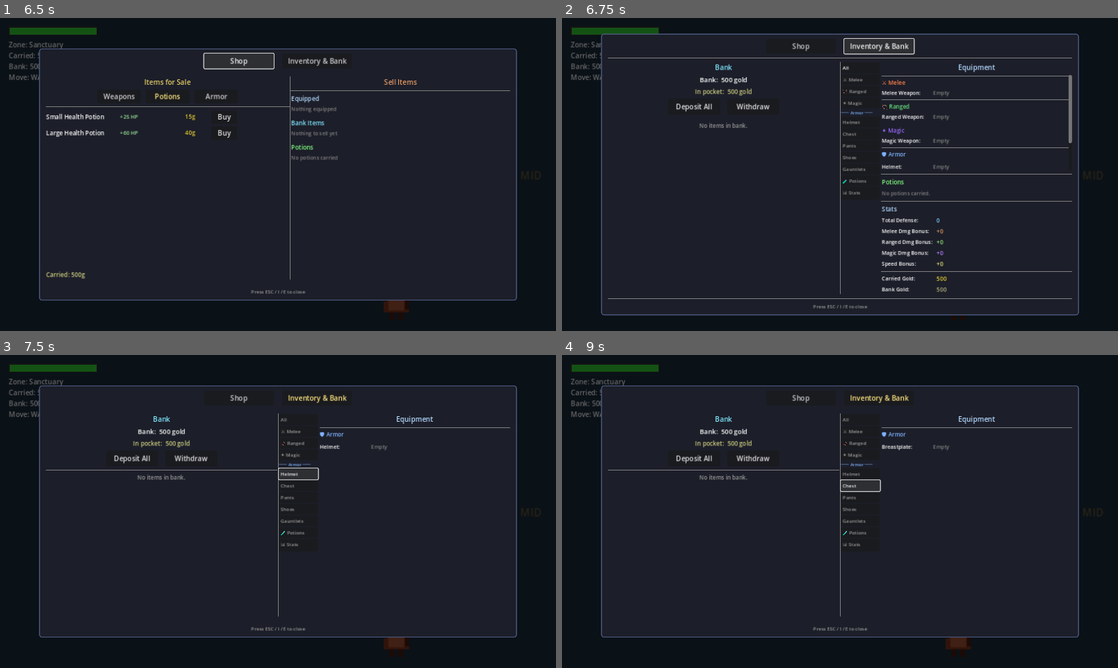
Above: before the commit, frames 1-4 (two rows, left to right).
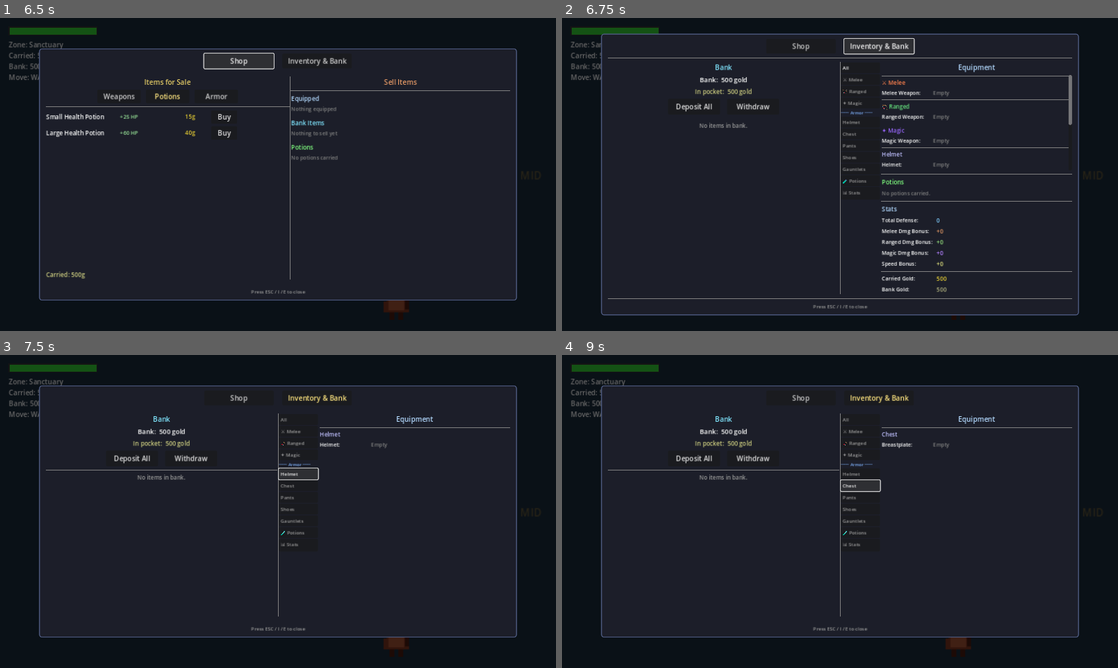
Above: after the commit, the same moments.

Repository: cbradshaw11/game-concept
Game: Godot game, scene res://scenes/world/world_scene.tscn
Same seed, same stepped clock (60 frames per second), same inputs: the game is played once before the commit and once after it.
Inputs:
- Up to frame 1 (6.5 s): tap Enter at 0.5 s; hold Right (ui_right) 0.53-1.28 s; tap Space (attack) at 0.6 s; hold Down (ui_down) 1.28-2.03 s; tap R (attack_magic) at 1.35 s; hold Right (ui_right) 2.03-2.78 s; tap Z (attack_melee) at 2.1 s; hold Up (ui_up) 2.78-3.53 s; tap Q (attack_ranged) at 2.85 s; hold Left (ui_left) 3.53-5 s; tap X (guard) at 3.6 s; tap E (interact) at 4.35 s; click "Potions" at 5 s; click "Shop" at 5.75 s
- Up to frame 2 (6.75 s): click "Inventory & Bank" at 6.5 s
- Up to frame 3 (7.5 s): click "Helmet" at 7.25 s
- Up to frame 4 (9 s): click "Helmet" at 8 s; click "Chest" at 8.75 s

Frame 1 is identical in both runs. In frame 2, 0.2% of the frame differs, in the area x 57-92%, y 33-49%; in frame 3, 0.1%; in frame 4, 0.2%.

Commit message:
feat: split armor into individual sub-sections across equipment, bank items, and sell panel

Diff:
--- a/game/scenes/hub/unified_menu.gd
+++ b/game/scenes/hub/unified_menu.gd
@@ -477,7 +477,11 @@
 		{"label": "⚔ Melee",   "color": Color(1.0, 0.5, 0.3), "slots": ["weapon_melee"]},
 		{"label": "🏹 Ranged",  "color": Color(0.4, 0.9, 0.5), "slots": ["weapon_ranged"]},
 		{"label": "✦ Magic",   "color": Color(0.6, 0.4, 1.0), "slots": ["weapon_magic"]},
-		{"label": "🛡 Armor",   "color": Color(0.5, 0.7, 1.0), "slots": ["helmet", "breastplate", "pants", "shoes", "gauntlets"]},
+		{"label": "Helmet",    "color": Color(0.75, 0.75, 1.0), "slots": ["helmet"]},
+		{"label": "Chest",     "color": Color(0.75, 0.75, 1.0), "slots": ["breastplate"]},
+		{"label": "Pants",     "color": Color(0.75, 0.75, 1.0), "slots": ["pants"]},
+		{"label": "Shoes",     "color": Color(0.75, 0.75, 1.0), "slots": ["shoes"]},
+		{"label": "Gauntlets", "color": Color(0.75, 0.75, 1.0), "slots": ["gauntlets"]},
 	]
 	var has_equipped := false
 	for grp in sell_groups:
@@ -500,28 +504,31 @@
 		empty.add_theme_color_override("font_color", Color(0.5, 0.5, 0.5))
 		sell_equipped_vbox.add_child(empty)
 
-	# Bank items — grouped by weapon type then armor then other
+	# Bank items — grouped by weapon type then individual armor slots then other
 	var bank_items_arr: Array = inv.get("bank_items")
 	var bank_groups := {
 		"weapon_melee": [], "weapon_ranged": [], "weapon_magic": [],
-		"armor": [], "other": []
+		"helmet": [], "breastplate": [], "pants": [], "shoes": [], "gauntlets": [],
+		"other": []
 	}
 	for item in bank_items_arr:
 		if item.get("category", "") == "potion":
 			continue
 		var s: String = item.get("slot", "")
-		if s == "weapon_melee" or s == "weapon_ranged" or s == "weapon_magic":
+		if bank_groups.has(s):
 			bank_groups[s].append(item)
-		elif item.get("category", "") == "armor":
-			bank_groups["armor"].append(item)
 		else:
 			bank_groups["other"].append(item)
 
 	var bank_group_cfg := [
-		{"key": "weapon_melee",   "label": "⚔ Melee",  "color": Color(1.0, 0.5, 0.3)},
-		{"key": "weapon_ranged",  "label": "🏹 Ranged", "color": Color(0.4, 0.9, 0.5)},
-		{"key": "weapon_magic",   "label": "✦ Magic",  "color": Color(0.6, 0.4, 1.0)},
-		{"key": "armor",          "label": "🛡 Armor",  "color": Color(0.5, 0.7, 1.0)},
+		{"key": "weapon_melee",   "label": "⚔ Melee",   "color": Color(1.0, 0.5, 0.3)},
+		{"key": "weapon_ranged",  "label": "🏹 Ranged",  "color": Color(0.4, 0.9, 0.5)},
+		{"key": "weapon_magic",   "label": "✦ Magic",   "color": Color(0.6, 0.4, 1.0)},
+		{"key": "helmet",         "label": "Helmet",    "color": Color(0.75, 0.75, 1.0)},
+		{"key": "breastplate",    "label": "Chest",     "color": Color(0.75, 0.75, 1.0)},
+		{"key": "pants",          "label": "Pants",     "color": Color(0.75, 0.75, 1.0)},
+		{"key": "shoes",          "label": "Shoes",     "color": Color(0.75, 0.75, 1.0)},
+		{"key": "gauntlets",      "label": "Gauntlets", "color": Color(0.75, 0.75, 1.0)},
 		{"key": "other",          "label": "Other",     "color": Color(0.8, 0.8, 0.8)},
 	]
 	var has_bank := false
@@ -932,18 +939,27 @@
 			cat = "other"
 		categories[cat].append(item)
 
-	# Split weapons into melee/ranged/magic sub-groups
+	# Split weapons and armor into individual sub-groups
 	var weapon_melee: Array = categories["weapon"].filter(func(i): return i.get("slot") == "weapon_melee")
 	var weapon_ranged: Array = categories["weapon"].filter(func(i): return i.get("slot") == "weapon_ranged")
 	var weapon_magic: Array = categories["weapon"].filter(func(i): return i.get("slot") == "weapon_magic")
+	var armor_helmet: Array    = categories["armor"].filter(func(i): return i.get("slot") == "helmet")
+	var armor_chest: Array     = categories["armor"].filter(func(i): return i.get("slot") == "breastplate")
+	var armor_pants: Array     = categories["armor"].filter(func(i): return i.get("slot") == "pants")
+	var armor_shoes: Array     = categories["armor"].filter(func(i): return i.get("slot") == "shoes")
+	var armor_gauntlets: Array = categories["armor"].filter(func(i): return i.get("slot") == "gauntlets")
 
 	var cat_config := [
-		{"items": weapon_melee,          "label": "⚔ Melee",   "color": Color(1.0, 0.5, 0.3)},
-		{"items": weapon_ranged,         "label": "🏹 Ranged",  "color": Color(0.4, 0.9, 0.5)},
-		{"items": weapon_magic,          "label": "✦ Magic",   "color": Color(0.6, 0.4, 1.0)},
-		{"items": categories["armor"],   "label": "🛡 Armor",   "color": Color(0.5, 0.8, 1.0)},
-		{"items": categories["potion"],  "label": "Potions",   "color": Color(0.5, 1.0, 0.6)},
-		{"items": categories["other"],   "label": "Other",     "color": Color(0.8, 0.8, 0.8)},
+		{"items": weapon_melee,      "label": "⚔ Melee",   "color": Color(1.0, 0.5, 0.3)},
+		{"items": weapon_ranged,     "label": "🏹 Ranged",  "color": Color(0.4, 0.9, 0.5)},
+		{"items": weapon_magic,      "label": "✦ Magic",   "color": Color(0.6, 0.4, 1.0)},
+		{"items": armor_helmet,      "label": "Helmet",    "color": Color(0.75, 0.75, 1.0)},
+		{"items": armor_chest,       "label": "Chest",     "color": Color(0.75, 0.75, 1.0)},
+		{"items": armor_pants,       "label": "Pants",     "color": Color(0.75, 0.75, 1.0)},
+		{"items": armor_shoes,       "label": "Shoes",     "color": Color(0.75, 0.75, 1.0)},
+		{"items": armor_gauntlets,   "label": "Gauntlets", "color": Color(0.75, 0.75, 1.0)},
+		{"items": categories["potion"], "label": "Potions","color": Color(0.5, 1.0, 0.6)},
+		{"items": categories["other"],  "label": "Other",  "color": Color(0.8, 0.8, 0.8)},
 	]
 
 	for cfg in cat_config:
@@ -1183,16 +1199,20 @@
 		_add_section_header("✦ Magic", Color(0.6, 0.4, 1.0))
 		_add_slot_row("weapon_magic", slot_labels["weapon_magic"], equipped.get("weapon_magic", {}), inv)
 
-	# Armor
-	var armor_slots := ["helmet", "breastplate", "pants", "shoes", "gauntlets"]
-	var show_armor: bool = equip_filter == "all" or equip_filter in armor_slots
-	if show_armor:
-		_add_section_header("🛡 Armor", Color(0.5, 0.7, 1.0))
-		if equip_filter == "all":
-			for slot in armor_slots:
-				_add_slot_row(slot, slot_labels[slot], equipped.get(slot, {}), inv)
-		else:
-			_add_slot_row(equip_filter, slot_labels[equip_filter], equipped.get(equip_filter, {}), inv)
+	# Armor — each piece as its own sub-section
+	var armor_config := [
+		{"slot": "helmet",      "label": "Helmet",     "color": Color(0.75, 0.75, 1.0)},
+		{"slot": "breastplate", "label": "Chest",      "color": Color(0.75, 0.75, 1.0)},
+		{"slot": "pants",       "label": "Pants",      "color": Color(0.75, 0.75, 1.0)},
+		{"slot": "shoes",       "label": "Shoes",      "color": Color(0.75, 0.75, 1.0)},
+		{"slot": "gauntlets",   "label": "Gauntlets",  "color": Color(0.75, 0.75, 1.0)},
+	]
+	for cfg in armor_config:
+		var s: String = cfg["slot"]
+		if equip_filter != "all" and equip_filter != s:
+			continue
+		_add_section_header(cfg["label"], cfg["color"])
+		_add_slot_row(s, slot_labels[s], equipped.get(s, {}), inv)
 
 func _add_section_header(text: String, color: Color = Color(0.9, 0.8, 0.5)) -> void:
 	var sep := HSeparator.new()
